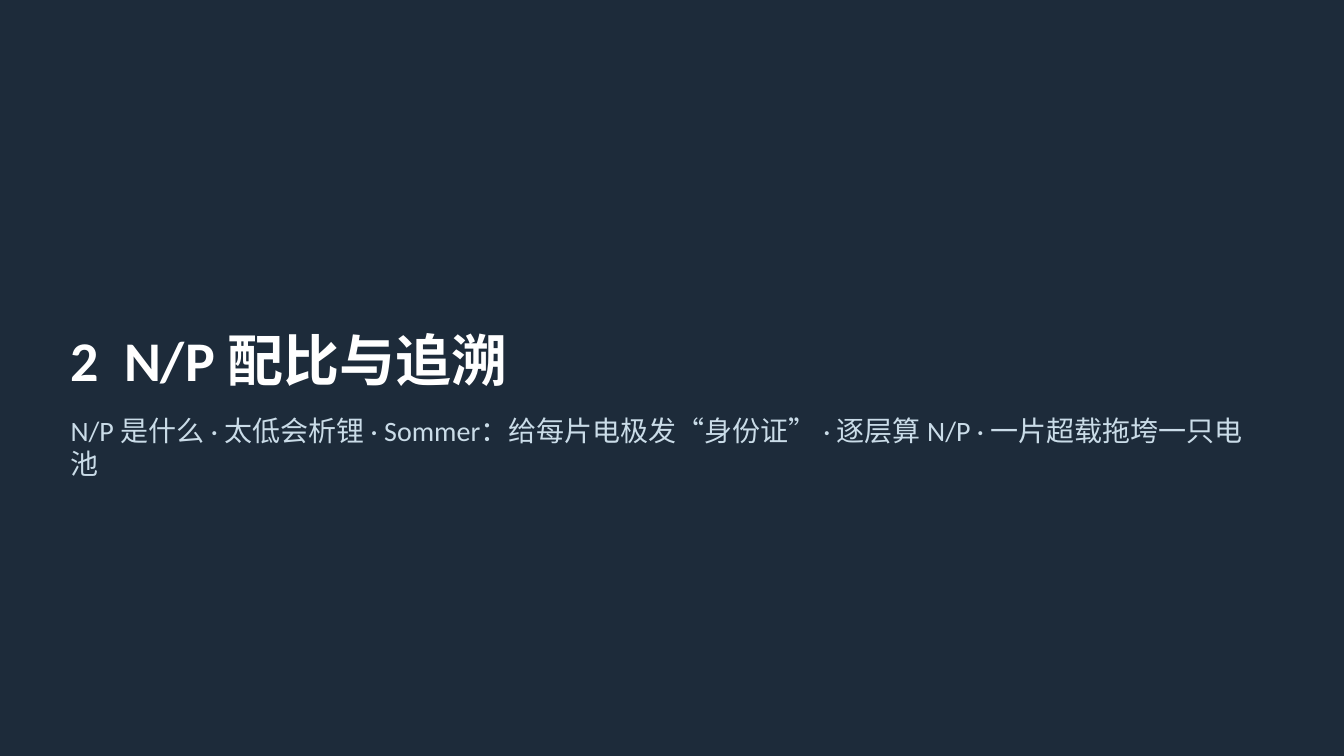
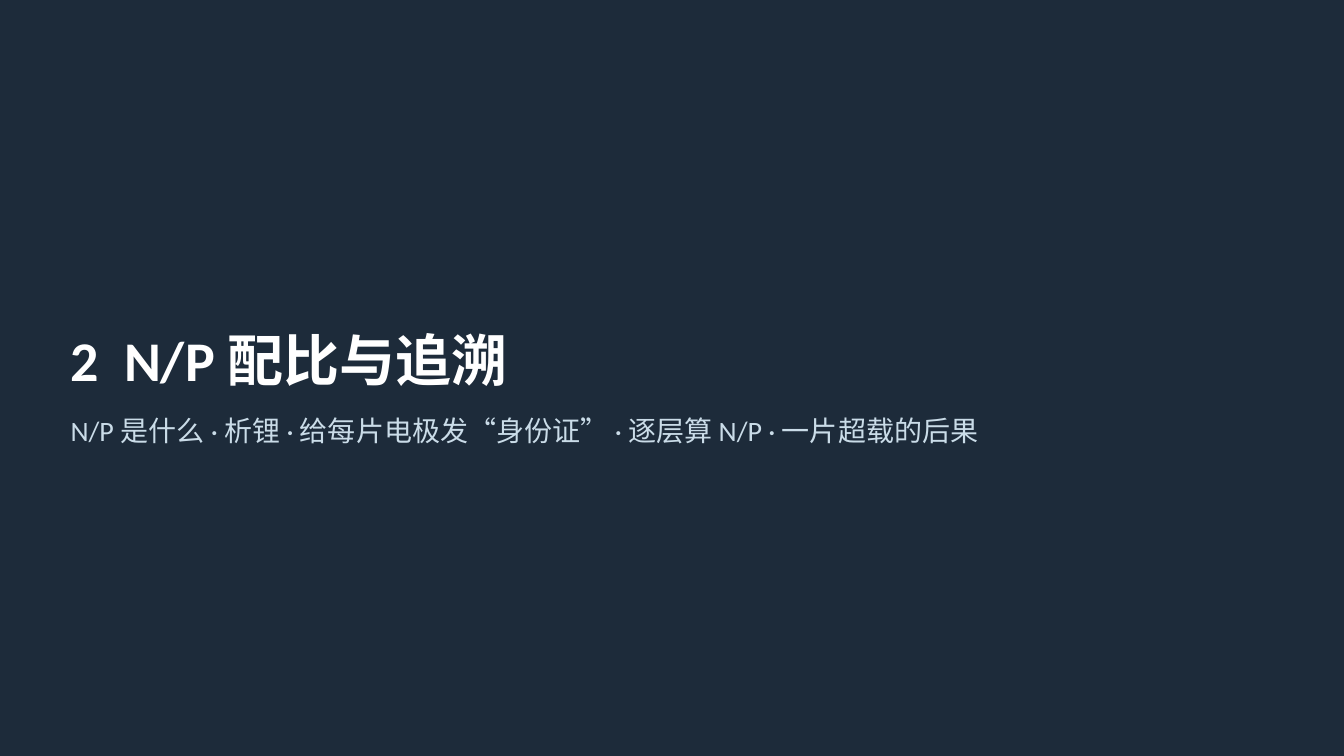
Before and after one commit to zhaoyuw44-lang/Trash, a slide deck: slide 11 of slides/decks/batmfg/batmfg_ch6.pptx. Drawn at 1344x756 pixels with LibreOffice and Linux fonts; fonts in the diff are those of the drawing. Boxes give left, top, right and bottom in pixels: in the first picture for what was removed or moved away, otherwise in the second. Text is boxed around its words. In the diff, an @@ line names an element or a change of style, - is before the commit and + after.

```diff
--- a/slides/decks/batmfg/batmfg_ch6.pptx
+++ b/slides/decks/batmfg/batmfg_ch6.pptx
@@ text at (71,417,978,444): text changed @@
-N/P 是什么 · 太低会析锂 · Sommer：给每片电极发“身份证” · 逐层算 N/P · 一片超载拖垮一只电池
+N/P 是什么 · 析锂 · 给每片电极发“身份证” · 逐层算 N/P · 一片超载的后果
```
Also in this commit, not shown: 5 other slides changed, 1 other file.
